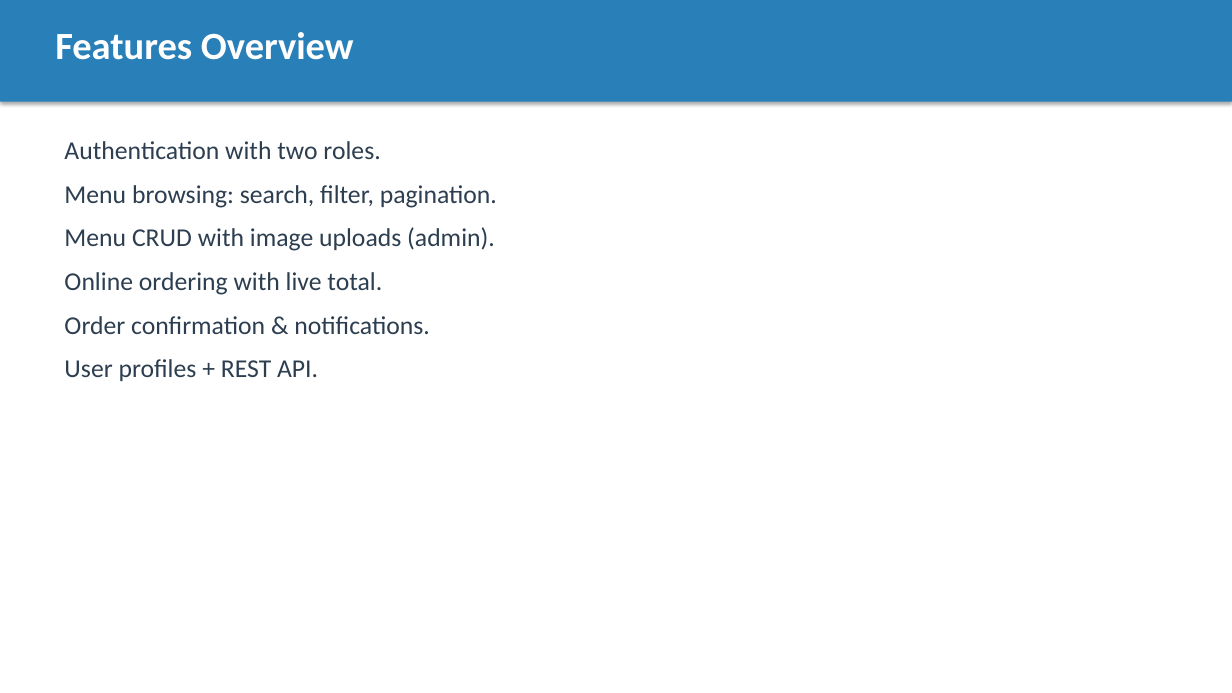
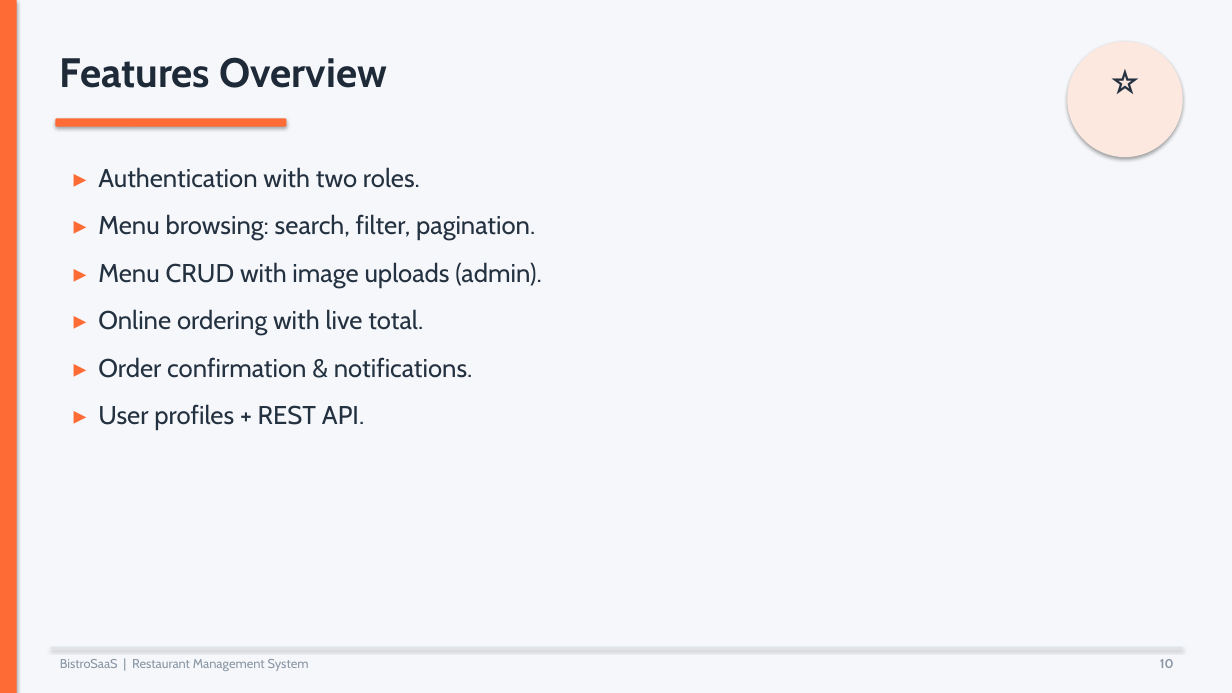
Before and after one commit to afridi-mussa/Resturant-Management-System, a slide deck: slide 10 of docs/Project_Presentation.pptx. Drawn at 1232x693 pixels with LibreOffice and Linux fonts; fonts in the diff are those of the drawing. Boxes give left, top, right and bottom in pixels: in the first picture for what was removed or moved away, otherwise in the second. Text is boxed around its words. In the diff, an @@ line names an element or a change of style, - is before the commit and + after.

```diff
--- a/docs/Project_Presentation.pptx
+++ b/docs/Project_Presentation.pptx
@@ background #FFFFFF to #F5F7FA @@
@@ rectangle removed at [0, 0, 1232, 102] @@
@@ rectangle added at [0, 0, 17, 693], fill #FF6B35 @@
@@ text "Features Overview": place and size @@
-text "Features Overview" at [55, 32, 354, 60]
+text "Features Overview" at [60, 57, 388, 88]
@@ text "Features Overview" at [60, 57, 388, 88]: size 30 to 32 pt, font Calibri to Cabin, text colour #FFFFFF to #1E2A38 @@
@@ ellipse added at [1067, 42, 1183, 157], fill #FDE8DF @@
@@ text added at [1067, 46, 1183, 152], 36 pt, text #243140 @@
+⭐
@@ rounded rectangle added at [55, 118, 287, 127], fill #FF6B35 @@
@@ text at [98, 167, 541, 430]: text changed; font Calibri to Cabin; text colour #2C3E50 to #243140 @@
-Authentication with two roles.
-Menu browsing: search, filter, pagination.
-Menu CRUD with image uploads (admin).
-Online ordering with live total.
-Order confirmation & notifications.
-User profiles + REST API.
+▸ Authentication with two roles.
+▸ Menu browsing: search, filter, pagination.
+▸ Menu CRUD with image uploads (admin).
+▸ Online ordering with live total.
+▸ Order confirmation & notifications.
+▸ User profiles + REST API.
@@ rectangle added at [51, 647, 1183, 649], fill #DDE3E9 @@
@@ text added at [60, 659, 309, 671], 10 pt, text #8A97A5 @@
+BistroSaaS | Restaurant Management System
@@ text added at [1160, 659, 1174, 668], 10 pt, text #8A97A5, bold @@
+10
```
Also in this commit, not shown: 19 other slides changed, 2 other files.
